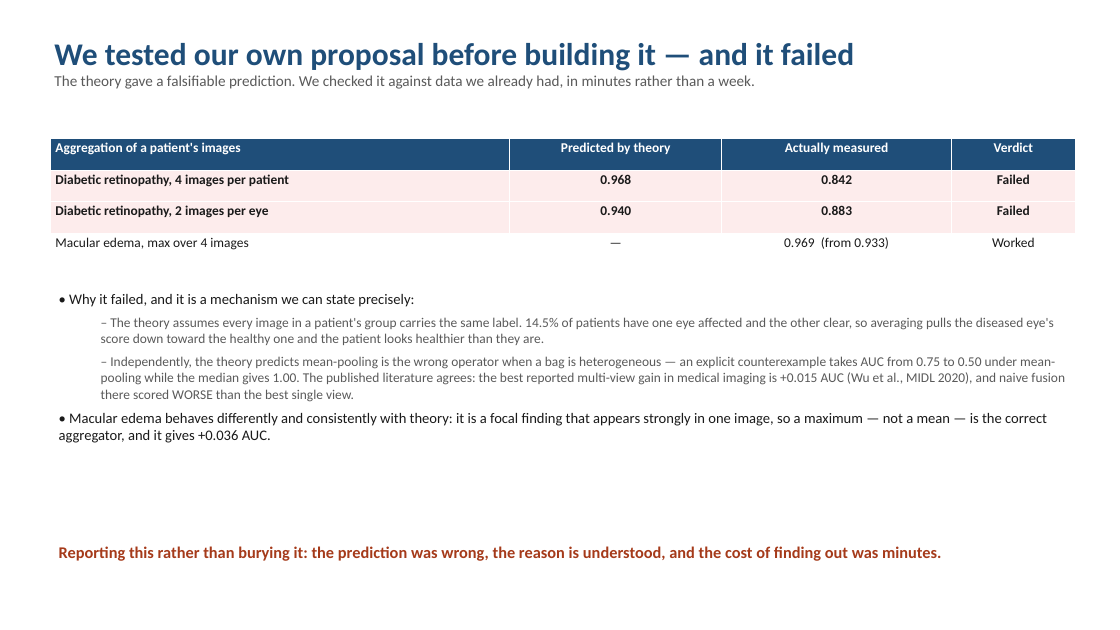
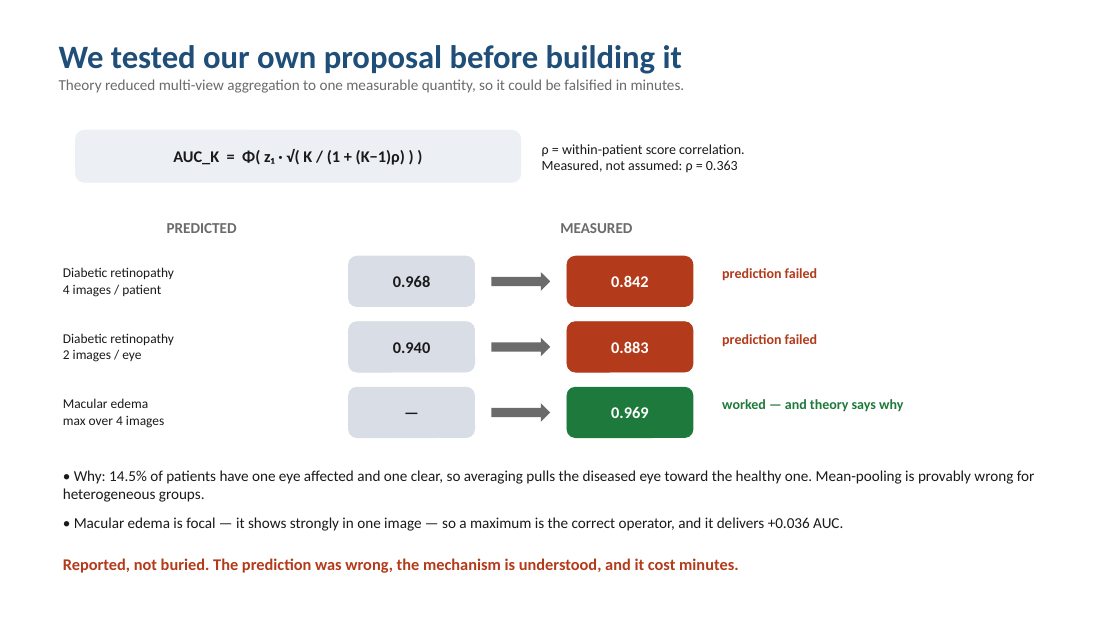
Before and after one commit to Sahith59/brset-convnextv2, a slide deck: slide 4 of presentation/BRSET_Part2_LiteratureReview.pptx. Drawn at 1120x630 pixels with LibreOffice and Linux fonts; fonts in the diff are those of the drawing. Boxes give left, top, right and bottom in pixels: in the first picture for what was removed or moved away, otherwise in the second. Text is boxed around its words. In the diff, an @@ line names an element or a change of style, - is before the commit and + after.

```diff
--- a/presentation/BRSET_Part2_LiteratureReview.pptx
+++ b/presentation/BRSET_Part2_LiteratureReview.pptx
@@ text at (59,45,685,93): text changed; text colour #5A5A5A to #6B6B6B @@
-We tested our own proposal before building it — and it failed
-The theory gave a falsifiable prediction. We checked it against data we already had, in minutes rather than a week.
+We tested our own proposal before building it
+Theory reduced multi-view aggregation to one measurable quantity, so it could be falsified in minutes.
@@ table removed at (50,139,1075,265), 4 rows, 4 columns @@
-Aggregation of a patient's images | Predicted by theory | Actually measured | Verdict
-Diabetic retinopathy, 4 images per patient | 0.968 | 0.842 | Failed
-Diabetic retinopathy, 2 images per eye | 0.940 | 0.883 | Failed
-Macular edema, max over 4 images | — | 0.969 (from 0.933) | Worked
@@ rounded rectangle added at (76,130,521,182), fill #ECEFF4, outline #ECEFF4 0.75 pt, 14 pt, text #1A1A1A, bold @@
+AUC_K = Φ( z₁ · √( K / (1 + (K−1)ρ) ) )
@@ text added at (542,144,744,172), 12 pt, text #1A1A1A @@
+ρ = within-patient score correlation.
+Measured, not assumed: ρ = 0.363
@@ text added at (167,223,237,233), 13 pt, text #6B6B6B, bold @@
+PREDICTED
@@ text added at (560,223,632,233), 13 pt, text #6B6B6B, bold @@
+MEASURED
@@ text added at (63,267,174,297), 11.5 pt, text #1A1A1A @@
+Diabetic retinopathy
+4 images / patient
@@ rounded rectangle added at (349,256,475,307), fill #D8DDE6, outline #D8DDE6 0.75 pt, 14 pt, text #1A1A1A, bold @@
+0.968
@@ rounded rectangle added at (567,256,693,307), fill #B33A1A, outline #B33A1A 0.75 pt, 14 pt, text #FFFFFF, bold @@
+0.842
@@ text added at (722,268,817,281), 12 pt, text #B33A1A, bold @@
+prediction failed
@@ text removed at (59,294,1065,443) @@
-• Why it failed, and it is a mechanism we can state precisely:
-  – The theory assumes every image in a patient's group carries the same label. 14.5% of patients have one eye affected and the other clear, so averaging pulls the diseased eye's score down toward the healthy one and the patient looks healthier than they are.
-  – Independently, the theory predicts mean-pooling is the wrong operator when a bag is heterogeneous — an explicit counterexample takes AUC from 0.75 to 0.50 under mean-pooling while the median gives 1.00. The published literature agrees: the best reported multi-view gain in medical imaging is +0.015 AUC (Wu et al., MIDL 2020), and naive fusion there scored WORSE than the best single view.
-• Macular edema behaves differently and consistently with theory: it is a focal finding that appears strongly in one image, so a maximum — not a mean — is the correct aggregator, and it gives +0.036 AUC.
@@ right arrow added at (492,272,550,291), fill #6B6B6B @@
@@ rounded rectangle added at (349,322,475,372), fill #D8DDE6, outline #D8DDE6 0.75 pt, 14 pt, text #1A1A1A, bold @@
+0.940
@@ rounded rectangle added at (567,322,693,372), fill #B33A1A, outline #B33A1A 0.75 pt, 14 pt, text #FFFFFF, bold @@
+0.883
@@ text added at (63,333,174,362), 11.5 pt, text #1A1A1A @@
+Diabetic retinopathy
+2 images / eye
@@ right arrow added at (492,338,550,356), fill #6B6B6B @@
@@ text added at (722,334,817,347), 12 pt, text #B33A1A, bold @@
+prediction failed
@@ rounded rectangle added at (349,387,475,438), fill #D8DDE6, outline #D8DDE6 0.75 pt, 14 pt, text #1A1A1A, bold @@
+—
@@ rounded rectangle added at (567,387,693,438), fill #1E7A3C, outline #1E7A3C 0.75 pt, 14 pt, text #FFFFFF, bold @@
+0.969
@@ text added at (63,398,164,428), 11.5 pt, text #1A1A1A @@
+Macular edema
+max over 4 images
@@ right arrow added at (492,403,550,422), fill #6B6B6B @@
@@ text added at (722,399,903,411), 12 pt, text #1E7A3C, bold @@
+worked — and theory says why
@@ text added at (63,470,1035,531), 13 pt, text #1A1A1A @@
+• Why: 14.5% of patients have one eye affected and one clear, so averaging pulls the diseased eye toward the healthy one. Mean-pooling is provably wrong for heterogeneous groups.
+• Macular edema is focal — it shows strongly in one image — so a maximum is the correct operator, and it delivers +0.036 AUC.
@@ text at (63,558,738,573): text changed; text colour #A53A1A to #B33A1A @@
-Reporting this rather than burying it: the prediction was wrong, the reason is understood, and the cost of finding out was minutes.
+Reported, not buried. The prediction was wrong, the mechanism is understood, and it cost minutes.
```
Also in this commit, not shown: 5 other slides changed, 1 other file.
